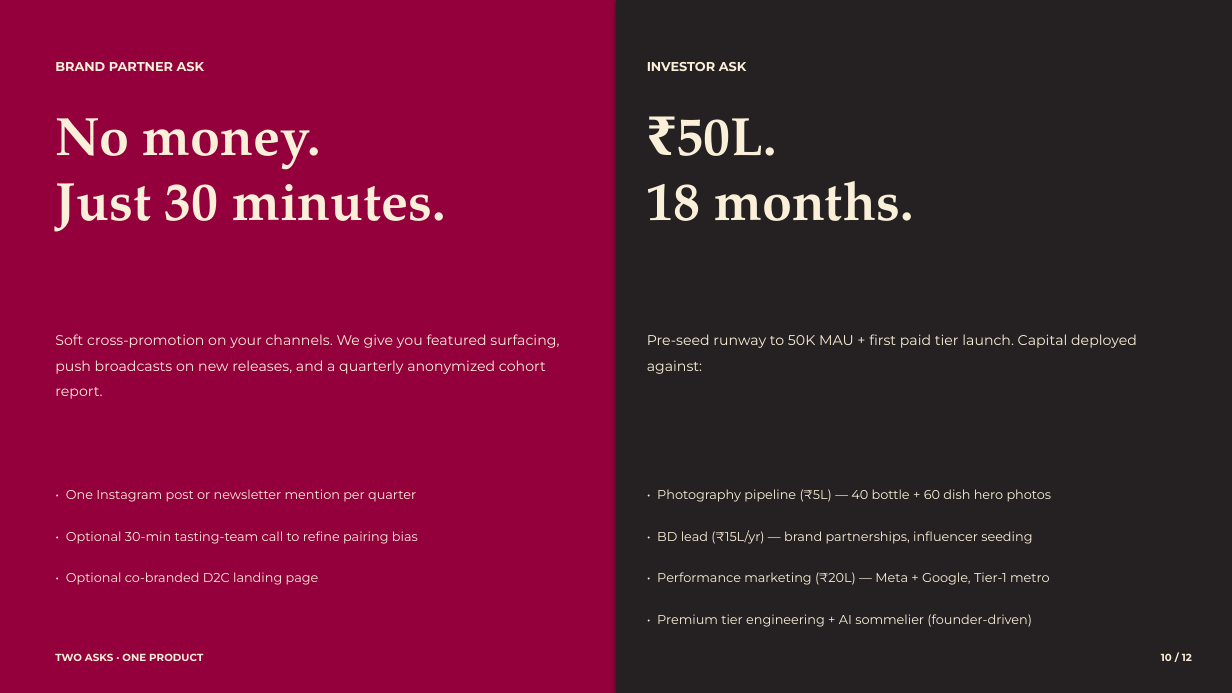
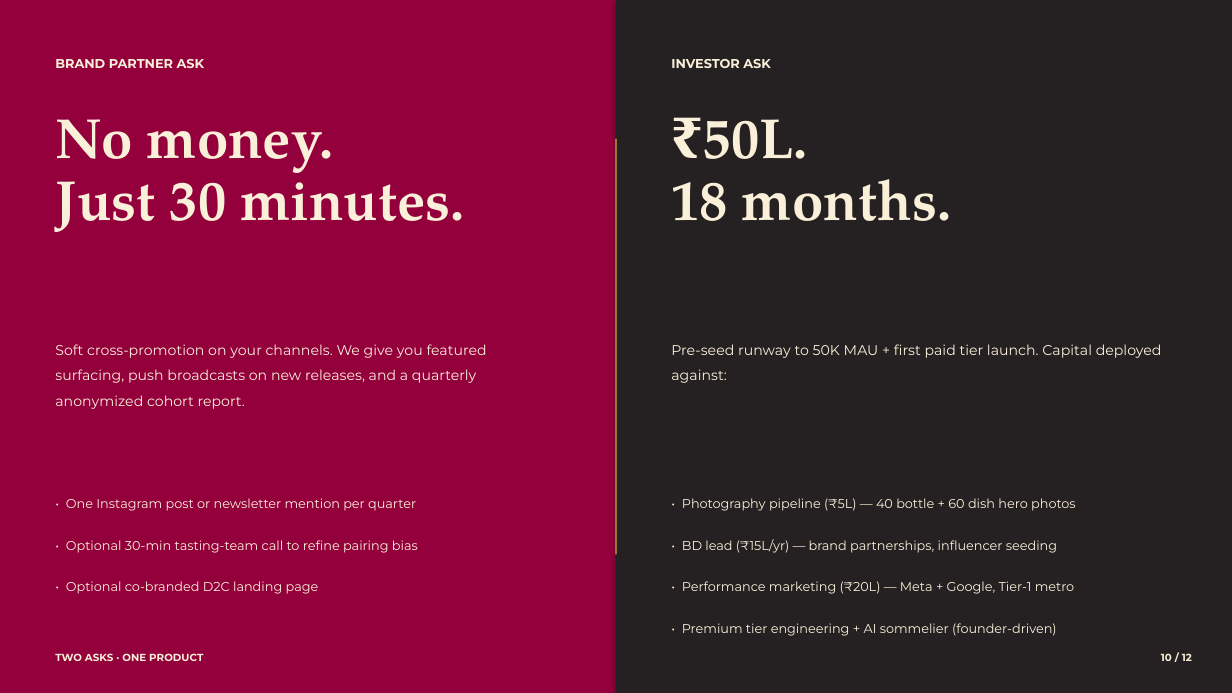
Before and after one commit to dushyantb11-rgb/winebro, a slide deck: slide 10 of docs/deck/winebro-deck.pptx. Drawn at 1232x693 pixels with LibreOffice and Linux fonts; fonts in the diff are those of the drawing. Boxes give left, top, right and bottom in pixels: in the first picture for what was removed or moved away, otherwise in the second. Text is boxed around its words. In the diff, an @@ line names an element or a change of style, - is before the commit and + after.

Commit message:
fix(deck): slide 10 — split layout was vertical (HTML) + off-half (PPTX) (#38)
Two real bugs reported on slide 10 ("Two asks"):

1. HTML — `.slide.split` overrode padding but inherited
   flex-direction:column from the base .slide rule. Both halves
   stacked vertically and the right half rendered below the fold,
   appearing "empty" on a 16:9 viewport. Fix: explicit
   flex-direction:row + align-items/justify-content:stretch on the
   .slide.split selector, plus flex:1 on its children.

2. PPTX — right-half text boxes started at Inches(7.0), only
   0.33in past the 6.67in midline. The eyebrow's hardcoded
   Inches(8) width also spilled past the slide's 13.33in edge.
   Visual alignment was uneven left vs right. Fix: rewrite the
   slide with named HALF_W / LEFT_X / RIGHT_X / *_W constants so
   each half has identical 0.6in padding and 5.4in content width.
   Added a thin 0.5pt gold-warm vertical divider (HALF_W - small)
   so the visual split reads as intentional, not as a missing-
   content gap.

Regenerated docs/deck/winebro-deck.pptx.

```diff
--- a/docs/deck/winebro-deck.pptx
+++ b/docs/deck/winebro-deck.pptx
@@ text "BRAND PARTNER ASK" at (x1=55, y1=59, x2=204, y2=68): line spacing 1.2 to 1 @@
@@ text "INVESTOR ASK" at (x1=671, y1=59, x2=770, y2=68): line spacing 1.2 to 1 @@
@@ text "INVESTOR ASK" moved from (x1=647, y1=62, x2=746, y2=71) to (x1=671, y1=59, x2=770, y2=68) @@
@@ text "No money. Just 30 minutes." at (x1=55, y1=119, x2=464, y2=232): size 42 to 44 pt; line spacing 1 to 0.95 @@
@@ text "₹50L. 18 months." at (x1=671, y1=119, x2=952, y2=221): size 42 to 44 pt; line spacing 1 to 0.95 @@
@@ text "₹50L. 18 months." moved from (x1=647, y1=118, x2=914, y2=221) to (x1=671, y1=119, x2=952, y2=221) @@
@@ rectangle added at (x1=616, y1=139, x2=616, y2=555), fill #D9A23A @@
@@ text "Soft cross-promotion on your channels. ..." rewrapped from (x1=55, y1=334, x2=559, y2=399) to (x1=55, y1=344, x2=487, y2=409) @@
@@ text "Pre-seed runway to 50K MAU ..." moved from (x1=647, y1=334, x2=1137, y2=374) to (x1=671, y1=344, x2=1162, y2=383) @@
@@ text "• One Instagram post or ..." moved from (x1=66, y1=489, x2=416, y2=502) to (x1=66, y1=498, x2=416, y2=511) @@
@@ text "• Photography pipeline (₹5L) — ..." moved from (x1=657, y1=489, x2=1052, y2=502) to (x1=682, y1=498, x2=1076, y2=511) @@
@@ text "• Optional 30-min tasting-team call ..." moved from (x1=66, y1=531, x2=418, y2=544) to (x1=66, y1=540, x2=418, y2=553) @@
@@ text "• BD lead (₹15L/yr) — ..." moved from (x1=657, y1=530, x2=1032, y2=544) to (x1=682, y1=539, x2=1057, y2=553) @@
@@ text "• Optional co-branded D2C landing ..." moved from (x1=66, y1=572, x2=319, y2=585) to (x1=66, y1=581, x2=319, y2=594) @@
@@ text "• Performance marketing (₹20L) — ..." moved from (x1=657, y1=572, x2=1049, y2=585) to (x1=682, y1=581, x2=1074, y2=594) @@
@@ text "• Premium tier engineering + ..." moved from (x1=657, y1=614, x2=1032, y2=627) to (x1=682, y1=623, x2=1057, y2=636) @@
```
Also in this commit, not shown: 2 other files.
